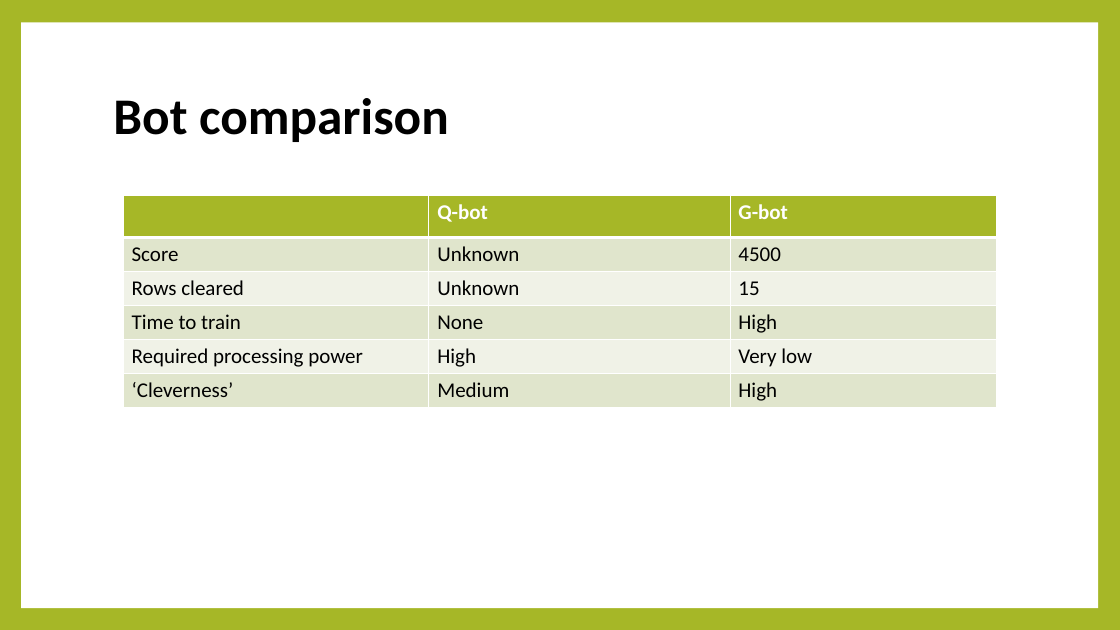
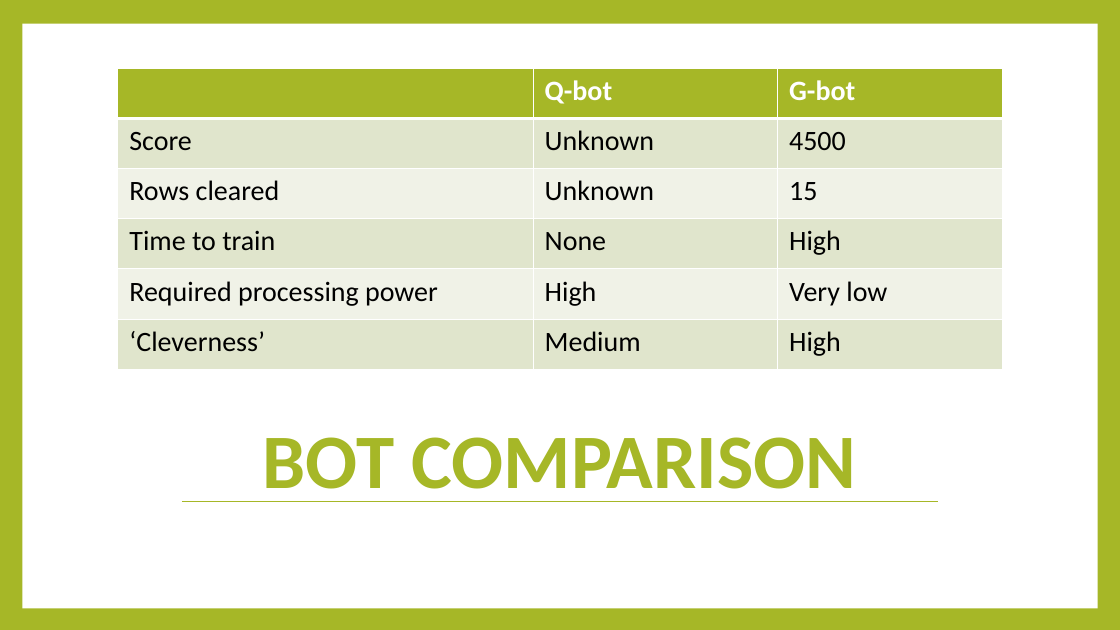
Before and after one commit to Hookz/pentominoes, a slide deck: slide 13 of Pentetris bots.pptx. Drawn at 1120x630 pixels with LibreOffice and Linux fonts; fonts in the diff are those of the drawing. Boxes give left, top, right and bottom in pixels: in the first picture for what was removed or moved away, otherwise in the second. Text is boxed around its words. In the diff, an @@ line names an element or a change of style, - is before the commit and + after.

```diff
--- a/Pentetris bots.pptx
+++ b/Pentetris bots.pptx
@@ rectangle added at (0,0,1120,630), fill #A6B727 @@
@@ rectangle removed at (21,23,1098,608) @@
@@ rectangle added at (23,24,1098,608), fill #FFFFFF @@
@@ table at (118,68,1002,370) @@
@@ size 18 to 24 pt @@
@@ table: place and size @@
-table at (124,195,997,408)
+table at (118,68,1002,370)
@@ title "BOT COMPARISON" at (263,437,857,502): vertical alignment middle to bottom @@
@@ title at (263,437,857,502): text changed; size 44 to 66 pt; text colour #000000 to #A6B727 @@
-Bot comparison
+BOT COMPARISON
@@ line added from (181, 502) to (938, 502), #A6B727 0.79 pt @@
```
Also in this commit, not shown: 8 other slides changed.
